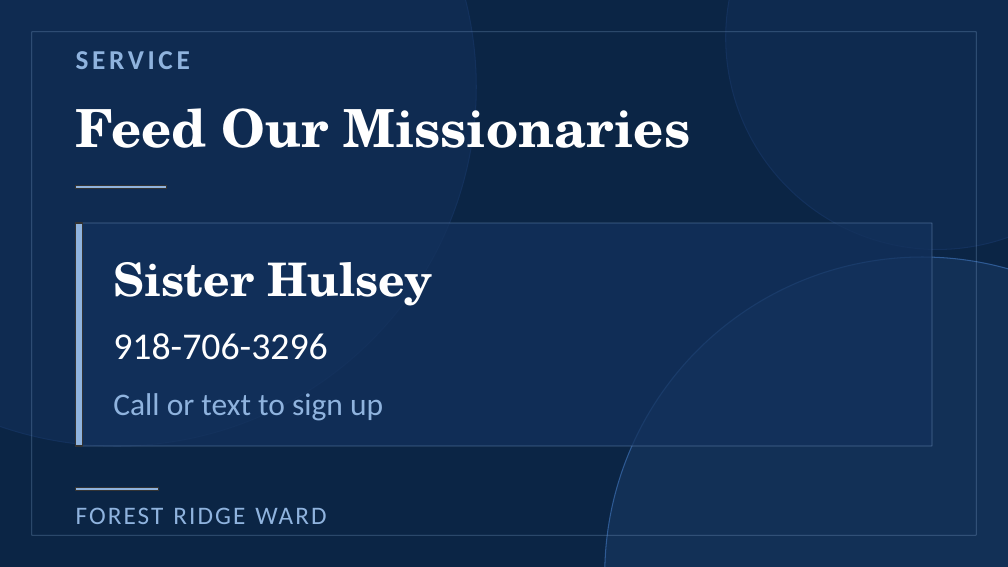
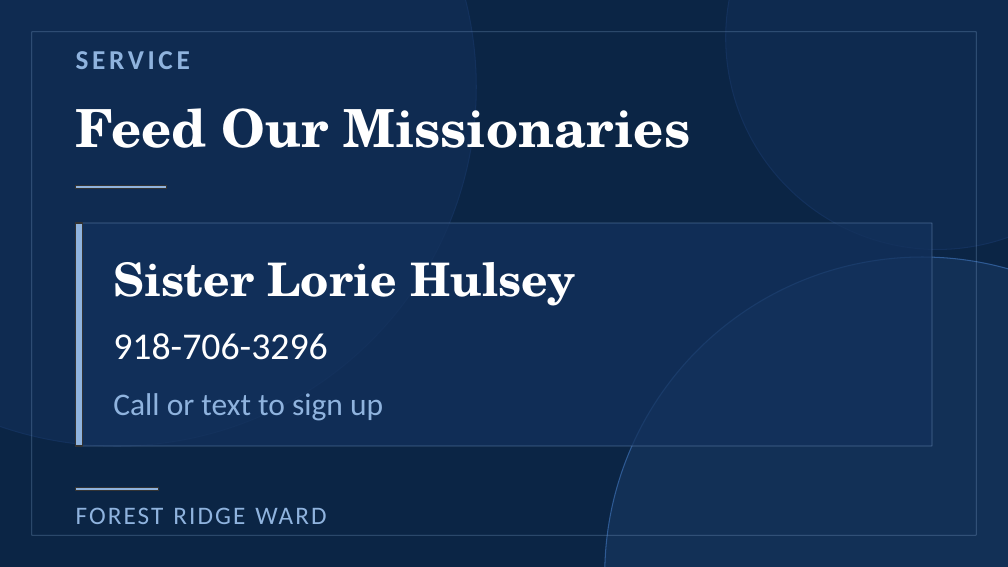
Before and after one commit to forest-ridge-ward-announcements/forest-ridge-ward-announcements, a slide deck: slide 7 of Forest Ridge Ward Announcements Editor.pptx (slide 5 before the commit). Drawn at 1008x567 pixels with LibreOffice and Linux fonts; fonts in the diff are those of the drawing. Boxes give left, top, right and bottom in pixels: in the first picture for what was removed or moved away, otherwise in the second. Text is boxed around its words. In the diff, an @@ line names an element or a change of style, - is before the commit and + after.

```diff
--- a/Forest Ridge Ward Announcements Editor.pptx
+++ b/Forest Ridge Ward Announcements Editor.pptx
@@ text at [113, 262, 576, 306]: text changed @@
-Sister Hulsey
+Sister Lorie Hulsey
```
Also in this commit, not shown: 2 other slides changed, 3 slides added, 1 slide removed, 18 other files.
